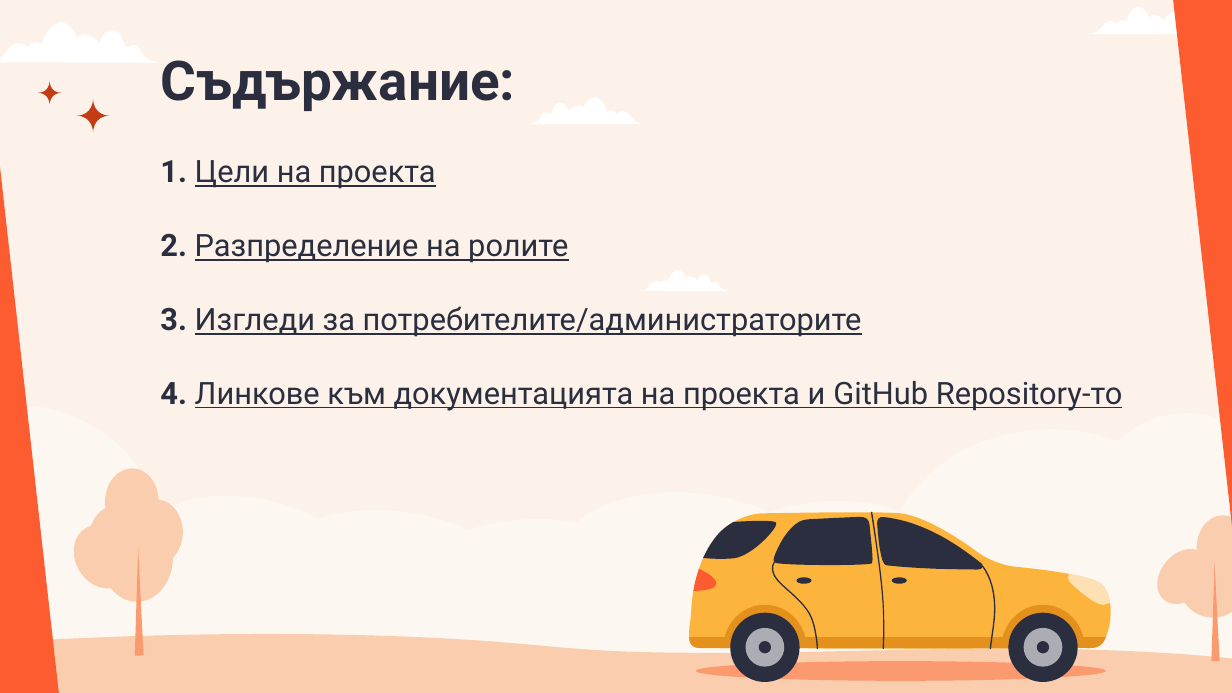
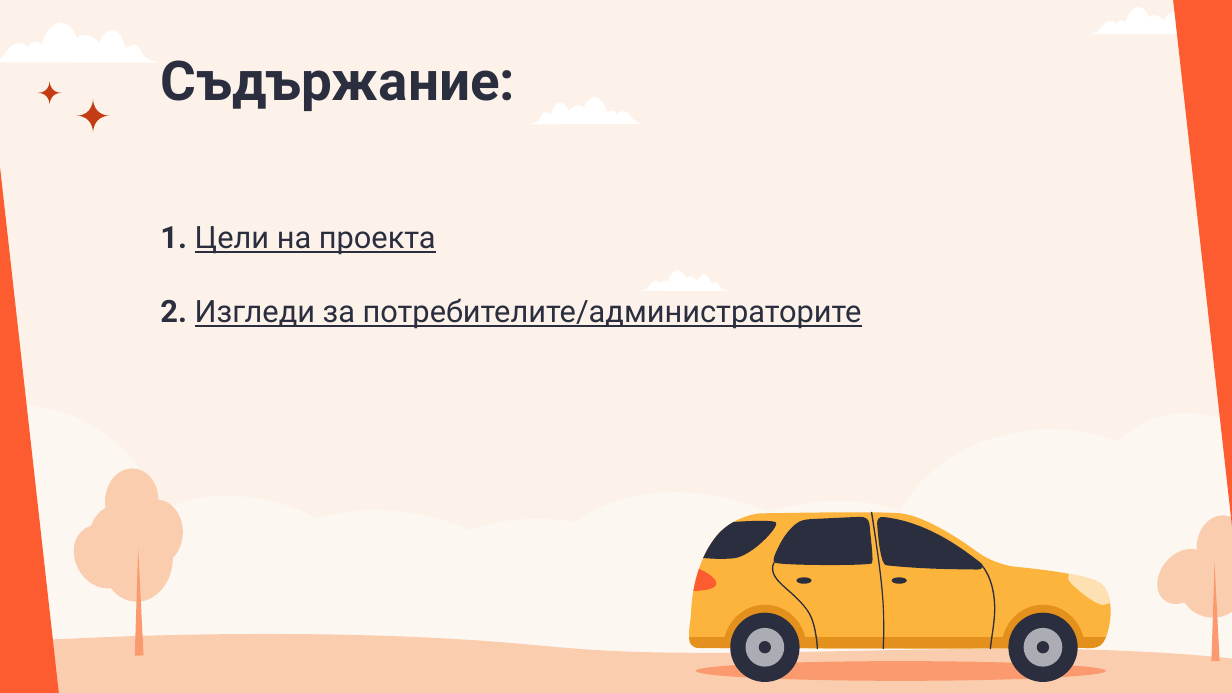
Before and after one commit to cathy-09/CarDealership, a slide deck: slide 2 of Presentation/CarDealership Presentation.pptx. Drawn at 1232x693 pixels with LibreOffice and Linux fonts; fonts in the diff are those of the drawing. Boxes give left, top, right and bottom in pixels: in the first picture for what was removed or moved away, otherwise in the second. Text is boxed around its words. In the diff, an @@ line names an element or a change of style, - is before the commit and + after.

Commit message:
presentation

```diff
--- a/Presentation/CarDealership Presentation.pptx
+++ b/Presentation/CarDealership Presentation.pptx
@@ subtitle "1. Цели на проекта": place and size @@
-subtitle "1. Цели на проекта" at box(160, 160, 1123, 411)
+subtitle "1. Цели на проекта" at box(160, 226, 862, 329)
@@ subtitle at box(160, 298, 862, 329): text changed @@
-2. Разпределение на ролите
-3. Изгледи за потребителите/администраторите
-4. Линкове към документацията на проекта и GitHub Repository-то
+2. Изгледи за потребителите/администраторите
```
Also in this commit, not shown: 4 other slides changed, 2 slides removed.
